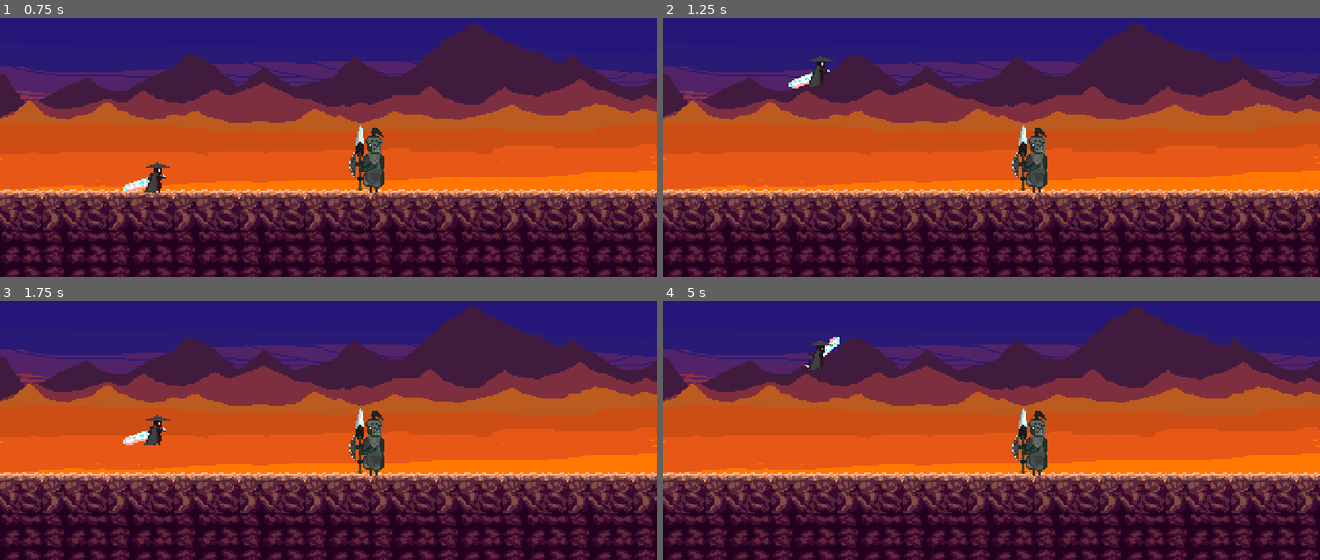
Above: before the commit, frames 1-4 (two rows, left to right).
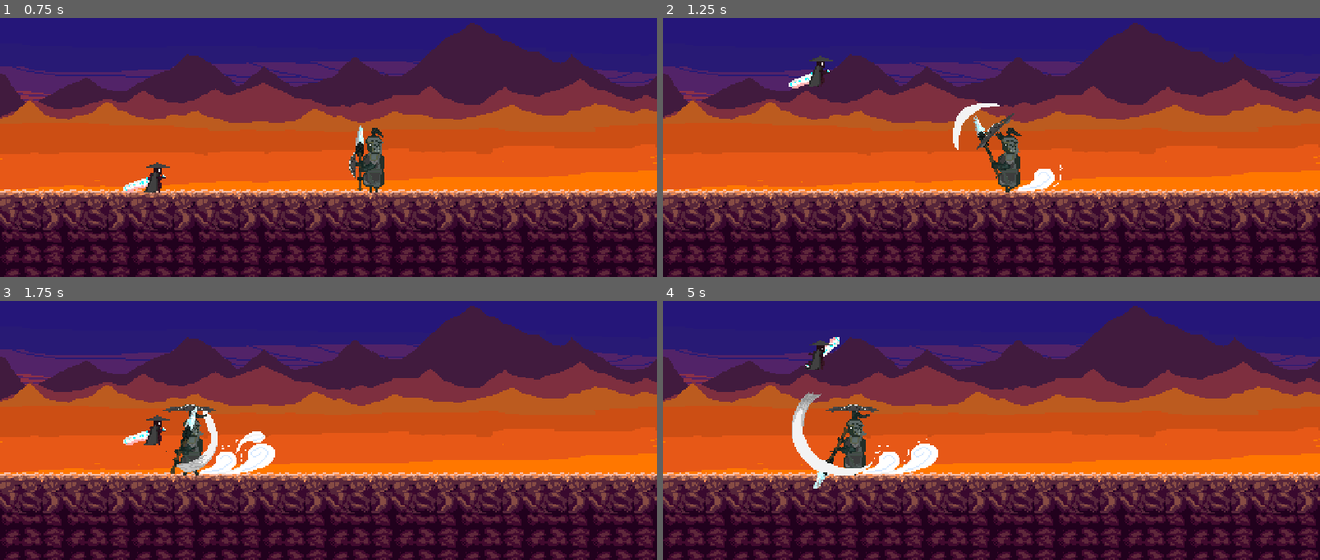
Above: after the commit, the same moments.

Repository: Shaurya0907/2d-souls
Game: Godot game, scene res://scenes/main.tscn
Same seed, same stepped clock (60 frames per second), same inputs: the game is played once before the commit and once after it.
Inputs (mouse positions are in pixels of both pictures, inside the frame that each line leads up to):
- Up to frame 1 (0.75 s): tap Enter at 0.5 s; move the mouse to (473, 74) at 0.52 s; hold Right from 0.53 s (still down); click (473, 74) at 0.6 s
- Up to frame 2 (1.25 s): keep holding Right; tap Space (jump) at 0.77 s; right-click (1136, 74) at 0.8 s
- Up to frame 3 (1.75 s): keep holding Right; move the mouse to (197, 394) at 1.27 s; right-click (197, 394) at 1.35 s; tap Space (jump) at 1.52 s; click (197, 394) at 1.55 s
- Up to frame 4 (5 s): move the mouse to (outside the picture) at 2.02 s; release Right at 2.03 s; hold Left 2.03-2.78 s; click (outside the picture) at 2.1 s; right-click (outside the picture) at 2.3 s; tap Space (jump) at 2.75, 3.02, 3.77, 4.52 s; move the mouse to (958, 448) at 2.77 s; hold Right 2.78-4.28 s; tap Shift (dash) at 2.85 s; click (958, 448) at 3.05 s; move the mouse to (1188, 430) at 3.52 s; tap Q (parry) at 3.6 s; click (1188, 430) at 3.67 s; right-click (1188, 430) at 3.8 s; tap Enter at 4.25 s; move the mouse to (794, 319) at 4.27 s; hold Left from 4.28 s (still down); right-click (794, 319) at 4.35 s; click (794, 319) at 4.55 s

Frame 1 is identical in both runs. In frame 2, 2.1% of the frame differs, in the area x 44-61%, y 32-68%; in frame 3, 2.9%; in frame 4, 3.3%, in the area x 19-59%, y 35-73%.

Commit message:
boss update
now the boss faces the player properly with the heavy attack animation now functioning with movement, now working on adding new animations then the boss ai :)

Diff:
--- a/project.godot
+++ b/project.godot
@@ -68,6 +68,11 @@
 "events": [Object(InputEventKey,"resource_local_to_scene":false,"resource_name":"","device":-1,"window_id":0,"alt_press …(192 unchanged characters)…
 ]
 }
+attackboss={
+"deadzone": 0.2,
+"events": [Object(InputEventMouseButton,"resource_local_to_scene":false,"resource_name":"","device":-1,"window_id":0,"alt_pressed":false,"shift_pressed":false,"ctrl_pressed":false,"meta_pressed":false,"button_mask":0,"position":Vector2(0, 0),"global_position":Vector2(0, 0),"factor":1.0,"button_index":2,"canceled":false,"pressed":false,"double_click":false,"script":null)
+]
+}
 
 [physics]
 
--- a/scenes/boss_1.tscn
+++ b/scenes/boss_1.tscn
@@ -1,5 +1,6 @@
 [gd_scene format=3 uid="uid://bdh4pydfehq0q"]
 
+[ext_resource type="Script" uid="uid://qgnymm6tf0gn" path="res://scripts/boss.gd" id="1_3kv24"]
 [ext_resource type="Texture2D" uid="uid://bp7uf4ew3p722" path="res://assets/boss/anims/Heavy Attack/1.png" id="1_uh0f8"]
 [ext_resource type="Texture2D" uid="uid://dosjah5qh0jts" path="res://assets/boss/anims/Heavy Attack/2.png" id="2_kfyxm"]
 [ext_resource type="Texture2D" uid="uid://elh8wdhfd0ef" path="res://assets/boss/anims/Heavy Attack/3.png" id="3_3kv24"]
@@ -21,73 +22,85 @@
 [sub_resource type="SpriteFrames" id="SpriteFrames_v15d6"]
 animations = [{
 "frames": [{
-"duration": 1.0,
+"duration": 0.4,
 "texture": ExtResource("1_uh0f8")
 }, {
-"duration": 1.0,
+"duration": 0.7,
 "texture": ExtResource("2_kfyxm")
 }, {
-"duration": 1.0,
+"duration": 0.5,
 "texture": ExtResource("3_3kv24")
 }, {
-"duration": 1.0,
+"duration": 0.5,
 "texture": ExtResource("4_ym4x4")
 }, {
-"duration": 1.0,
+"duration": 0.5,
 "texture": ExtResource("5_6ej81")
 }, {
-"duration": 1.0,
+"duration": 0.5,
 "texture": ExtResource("6_trowr")
 }, {
-"duration": 1.0,
+"duration": 0.5,
 "texture": ExtResource("7_3ed83")
 }, {
-"duration": 1.0,
+"duration": 0.5,
 "texture": ExtResource("8_ebdhu")
 }, {
-"duration": 1.0,
+"duration": 0.5,
 "texture": ExtResource("9_wyxrv")
 }, {
-"duration": 1.0,
+"duration": 0.5,
 "texture": ExtResource("10_f5da2")
 }, {
-"duration": 1.0,
+"duration": 0.5,
 "texture": ExtResource("11_kwg0h")
 }, {
-"duration": 1.0,
+"duration": 0.5,
 "texture": ExtResource("12_dwa5r")
 }, {
-"duration": 1.0,
+"duration": 0.5,
 "texture": ExtResource("13_whcl0")
 }, {
-"duration": 1.0,
+"duration": 0.5,
 "texture": ExtResource("14_7hch6")
 }, {
-"duration": 1.0,
+"duration": 0.5,
 "texture": ExtResource("15_66efo")
 }, {
-"duration": 1.0,
+"duration": 0.5,
 "texture": ExtResource("16_iahta")
 }],
+"loop": 0,
+"name": &"heavy_attack",
+"speed": 5.0
+}, {
+"frames": [{
+"duration": 0.4,
+"texture": ExtResource("1_uh0f8")
+}],
 "loop": 1,
-"name": &"heavy_attack",
+"name": &"idle",
 "speed": 5.0
 }]
 
 [sub_resource type="RectangleShape2D" id="RectangleShape2D_v15d6"]
 size = Vector2(26, 50)
 
+[sub_resource type="RectangleShape2D" id="RectangleShape2D_rm1bd"]
+size = Vector2(480, 7)
+
 [node name="boss1" type="CharacterBody2D" unique_id=944191825]
+script = ExtResource("1_3kv24")
 
 [node name="boss_animated" type="AnimatedSprite2D" parent="." unique_id=1976457039]
 texture_filter = 1
 texture_repeat = 1
-position = Vector2(-96, -96)
 sprite_frames = SubResource("SpriteFrames_v15d6")
 animation = &"heavy_attack"
 centered = false
+offset = Vector2(-96, -96)
 metadata/_dot_aseprite_importer_player = NodePath("AnimationPlayer")
-metadata/_dot_aseprite_importer_sync_key = "3616e5a978d313dfb17cf39c396eb4a7"
+metadata/_dot_aseprite_importer_sync_key = "f2c0a792b98c1b7404ce98945d7cc16f"
 
 [node name="AnimationPlayer" type="AnimationPlayer" parent="boss_animated" unique_id=104328593]
 libraries/ = ExtResource("17_kfyxm")
@@ -95,3 +108,30 @@
 [node name="CollisionShape2D" type="CollisionShape2D" parent="." unique_id=9410133]
 position = Vector2(0, -1)
 shape = SubResource("RectangleShape2D_v15d6")
+
+[node name="heavyintro" type="Timer" parent="." unique_id=1893079544]
+process_callback = 0
+wait_time = 0.33
+one_shot = true
+
+[node name="heavymid" type="Timer" parent="." unique_id=1127500106]
+process_callback = 0
+wait_time = 1.2899999999999998
+one_shot = true
+
+[node name="left_detection" type="Area2D" parent="." unique_id=415411165]
+
+[node name="CollisionShape2D" type="CollisionShape2D" parent="left_detection" unique_id=929661311]
+position = Vector2(-240, 20.5)
+shape = SubResource("RectangleShape2D_rm1bd")
+debug_color = Color(0, 0.6312515, 0.46744835, 0.41960785)
+
+[node name="right_detection" type="Area2D" parent="." unique_id=1617452333]
+
+[node name="CollisionShape2D" type="CollisionShape2D" parent="right_detection" unique_id=1874212061]
+position = Vector2(240, 20.5)
+shape = SubResource("RectangleShape2D_rm1bd")
+debug_color = Color(0, 0.6312515, 0.46744835, 0.41960785)
+
+[connection signal="timeout" from="heavyintro" to="." method="_on_heavyintro_timeout"]
+[connection signal="timeout" from="heavymid" to="." method="_on_heavymid_timeout"]
--- a/scenes/boss_1_animations.tres
+++ b/scenes/boss_1_animations.tres
@@ -1,8 +1,7 @@
 [gd_resource type="AnimationLibrary" format=3 uid="uid://ctwr4febr5sw6"]
 
 [sub_resource type="Animation" id="Animation_txf7c"]
-length = 3.2000000000000006
-loop_mode = 1
+length = 1.6199999988079077
 tracks/0/type = "value"
 tracks/0/imported = false
 tracks/0/enabled = true
@@ -22,13 +21,42 @@
 tracks/1/interp = 0
 tracks/1/loop_wrap = false
 tracks/1/keys = {
-"times": PackedFloat32Array(0, 0.2, 0.4, 0.6, 0.8, 1, 1.2, 1.4, 1.6, 1.8, 2, 2.2, 2.4, 2.6, 2.8, 3),
+"times": PackedFloat32Array(0, 0.08, 0.22, 0.32, 0.42, 0.52, 0.62, 0.71999997, 0.82, 0.92, 1.02, 1.12, 1.22, 1.32, 1.42, 1.52),
 "transitions": PackedFloat32Array(1, 1, 1, 1, 1, 1, 1, 1, 1, 1, 1, 1, 1, 1, 1, 1),
 "update": 1,
 "values": [0, 1, 2, 3, 4, 5, 6, 7, 8, 9, 10, 11, 12, 13, 14, 15]
 }
 
+[sub_resource type="Animation" id="Animation_agh0l"]
+length = 0.0800000011920929
+loop_mode = 1
+tracks/0/type = "value"
+tracks/0/imported = false
+tracks/0/enabled = true
+tracks/0/path = NodePath(".:animation")
+tracks/0/interp = 0
+tracks/0/loop_wrap = false
+tracks/0/keys = {
+"times": PackedFloat32Array(0),
+"transitions": PackedFloat32Array(1),
+"update": 1,
+"values": [&"idle"]
+}
+tracks/1/type = "value"
+tracks/1/imported = false
+tracks/1/enabled = true
+tracks/1/path = NodePath(".:frame")
+tracks/1/interp = 0
+tracks/1/loop_wrap = false
+tracks/1/keys = {
+"times": PackedFloat32Array(0),
+"transitions": PackedFloat32Array(1),
+"update": 1,
+"values": [0]
+}
+
 [resource]
 _data = {
-&"heavy_attack": SubResource("Animation_txf7c")
+&"heavy_attack": SubResource("Animation_txf7c"),
+&"idle": SubResource("Animation_agh0l")
 }
--- a/scenes/player.tscn
+++ b/scenes/player.tscn
@@ -169,10 +169,10 @@
 [node name="player_animated" type="AnimatedSprite2D" parent="." unique_id=144585715]
 texture_filter = 1
 texture_repeat = 1
-position = Vector2(-64, -64)
 sprite_frames = SubResource("SpriteFrames_v15d6")
 animation = &"attacking"
 centered = false
+offset = Vector2(-64, -64)
 metadata/_dot_aseprite_importer_player = NodePath("AnimationPlayer")
 metadata/_dot_aseprite_importer_sync_key = "a7e92eb2ffe3ed1cc2e612d4f9f6e6fe"
 
--- /dev/null
+++ b/scripts/boss.gd
@@ -0,0 +1,43 @@
+extends CharacterBody2D
+@onready var anim_player: AnimationPlayer = $boss_animated/AnimationPlayer
+@onready var heavyintro: Timer = $heavyintro
+@onready var heavymid: Timer = $heavymid
+@onready var boss: AnimatedSprite2D = $boss_animated
+@onready var left_detection: Area2D = $left_detection
+@onready var right_detection: Area2D = $right_detection
+@onready var player: CharacterBody2D = $"../player"
+
+var isattacking = false
+
+var SPEED = 5
+
+func _physics_process(_delta: float) -> void:
+	if Input.is_action_just_pressed("attackboss"):
+		isattacking = true
+		anim_player.play("heavy_attack")
+		print(anim_player.current_animation)
+		heavyintro.start()
+
+	if player.global_position.x > boss.global_position.x:
+		if not boss.flip_h and not isattacking:
+			boss.flip_h = true
+	elif player.global_position.x < boss.global_position.x:
+		if not isattacking:
+			boss.flip_h = false
+
+	print(player.global_position.x,"   ",boss.global_position.x)
+	move_and_slide()
+
+func _on_heavyintro_timeout() -> void:
+	if not boss.flip_h:
+		velocity.x = -240
+	else:
+		velocity.x = 240
+	heavymid.start()
+
+
+func _on_heavymid_timeout() -> void:
+	velocity.x = 0
+	isattacking = false
+	anim_player.play("idle")
+	print(anim_player.current_animation)
Not shown, added: scripts/boss.gd.uid
Not shown, added: scenes/boss_1.tscn6032961880.tmp
